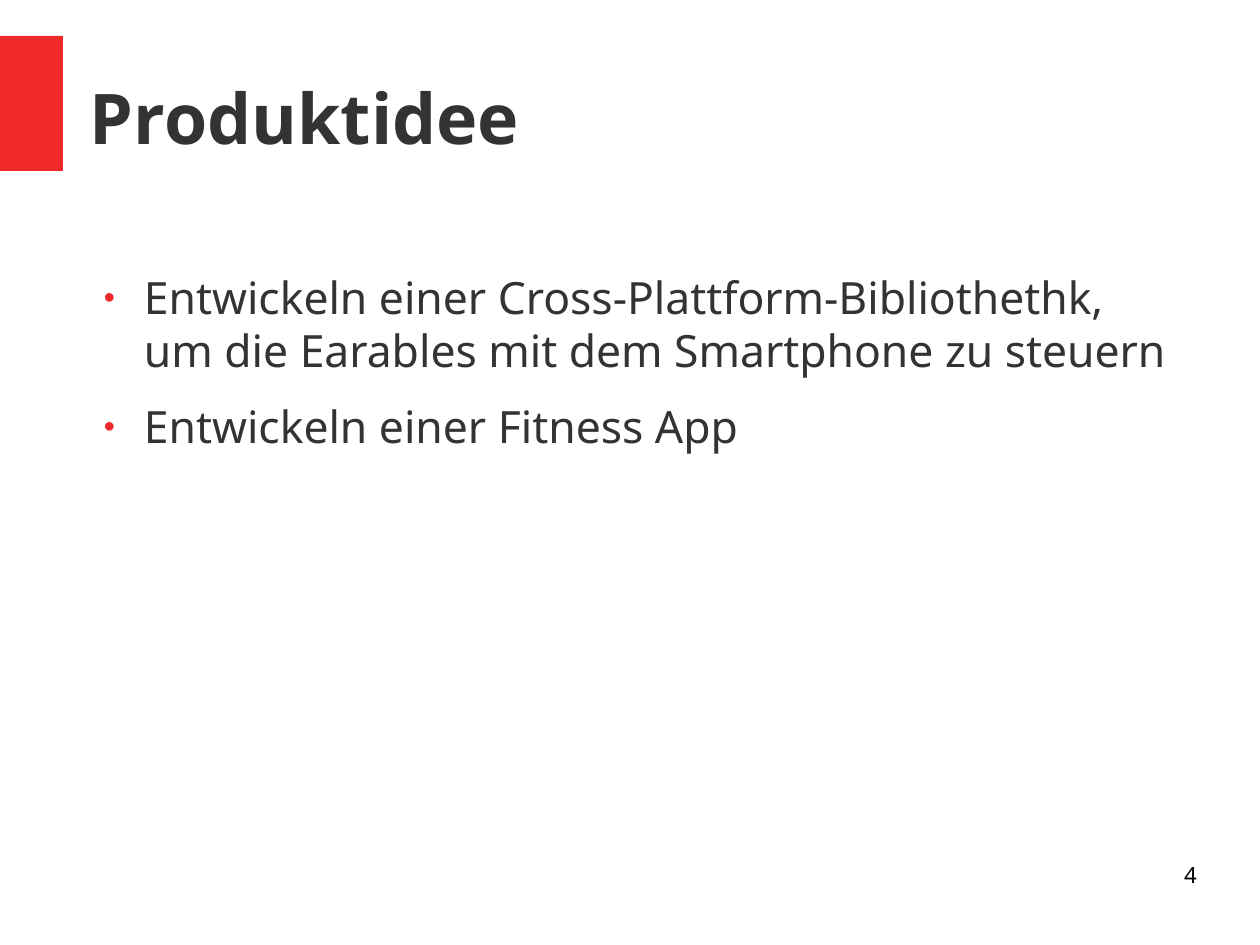
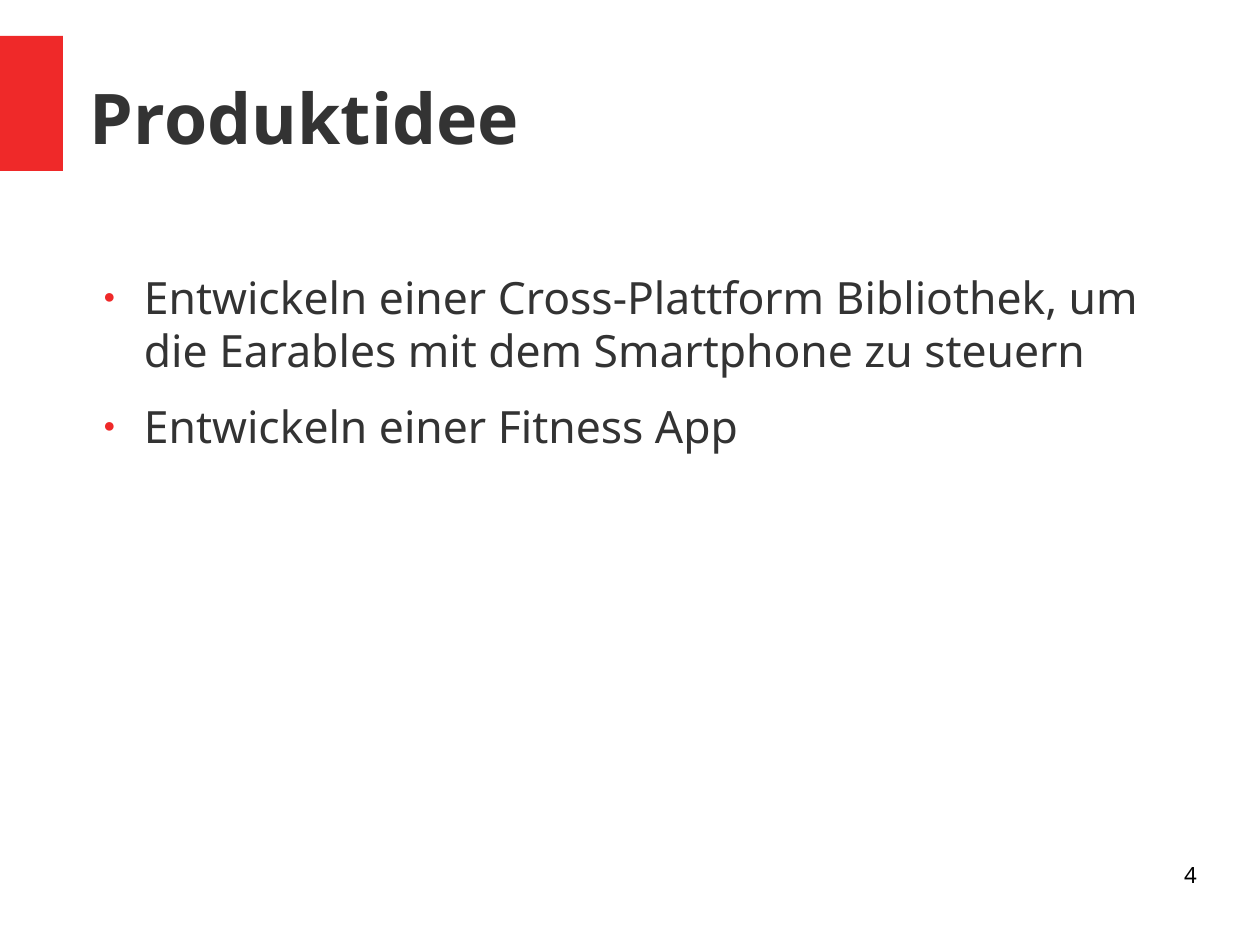
Before and after one commit to vlle1/dokumente-earablesKIT, a slide deck: slide 4 of Abschlusspräsi/Abschlusspräsi.odp. Drawn at 1260x945 pixels with LibreOffice and Linux fonts; fonts in the diff are those of the drawing. Boxes give left, top, right and bottom in pixels: in the first picture for what was removed or moved away, otherwise in the second. Text is boxed around its words. In the diff, an @@ line names an element or a change of style, - is before the commit and + after.

```diff
--- a/Abschlusspräsi/Abschlusspräsi.odp
+++ b/Abschlusspräsi/Abschlusspräsi.odp
@@ text at (144, 280, 1138, 378): text changed @@
-● Entwickeln einer Cross-Plattform-Bibliothethk, um die Earables mit dem Smartphone zu steuern
+● Entwickeln einer Cross-Plattform Bibliothek, um die Earables mit dem Smartphone zu steuern
```
Also in this commit, not shown: 4 other slides changed.
